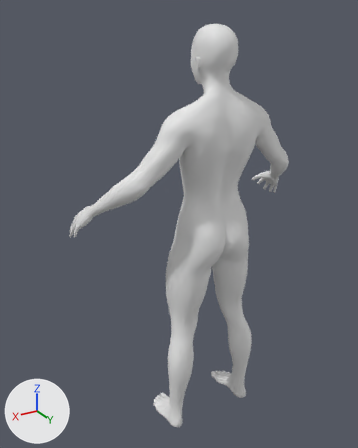
A saved change to the glTF model game/assets/humans/orc_female_adolescent.glb.
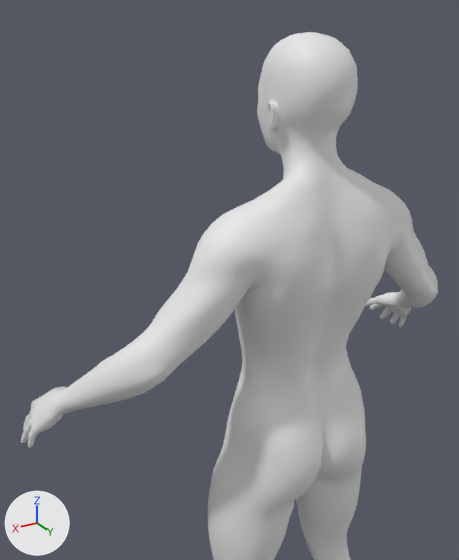
Each version is shown whole from a 50 mm camera at (1.111, 1.551, 1.818) aimed at (0.073, -0.178, 0.954), then close up from a 50 mm camera at (0.732, 0.904, 1.817) aimed at (0.021, -0.281, 1.224). Arrows for +X, +Y and +Z are at lower left; the lights stay in place. The older version's two pictures come first. Materials are left out; every surface is plain grey. Vertices at exactly the same position are counted once.

Names of what the first close-up shows: 'Body'.
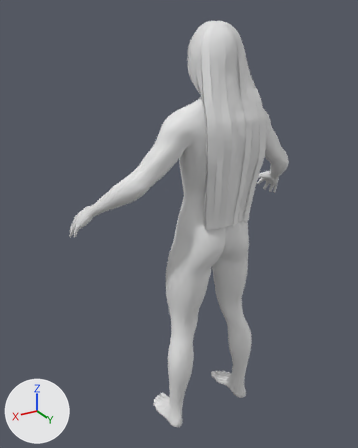
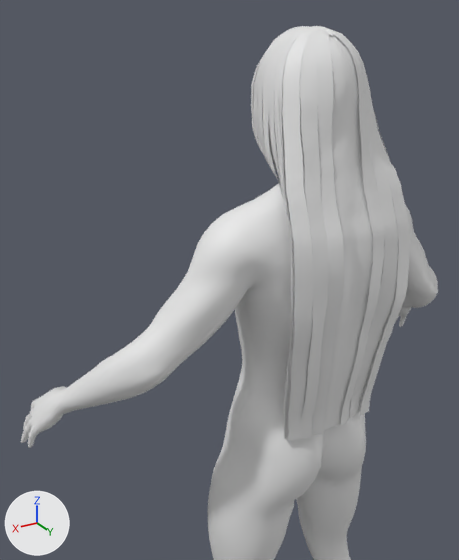
Patch to the scene script:
```diff
--- a/game/assets/humans/orc_female_adolescent.glb.py
+++ b/game/assets/humans/orc_female_adolescent.glb.py
@@ me_mesh_0 @@
 # used by ob_body; location = (0.0, 0.0, 0.0)
-me_mesh_0.from_pydata(...)  # 13380 vertices, 26756 faces; spans x -0.54..0.54, y -0.34..0.1, z 0.0..1.78
+me_mesh_0.from_pydata(...)  # 17088 vertices, 31596 faces; spans x -0.54..0.54, y -0.34..0.13, z 0.0..1.79
+# me_mesh_0 part 1: 3708 vertices added at x -0.13..0.13, y -0.14..0.13, z 1.02..1.79
```

Where the change shows, as pixel boxes [x1, y1, x2, y2] in the close-ups (459 x 560 px):
'Body', reshaped
    before: [21, 32, 438, 560]
    after: [21, 26, 438, 560]
part 1 of me_mesh_0, added
    after: [251, 26, 410, 441]
